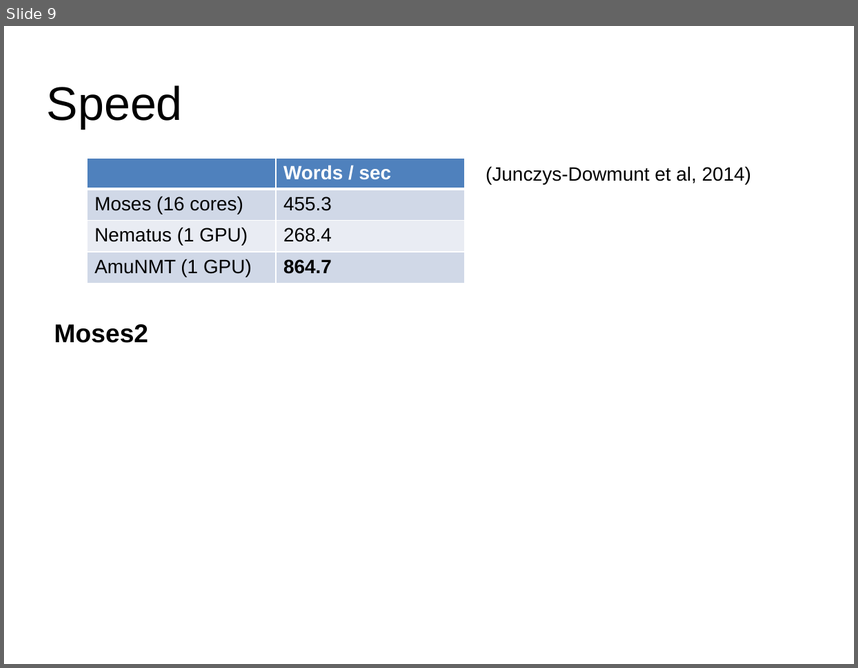
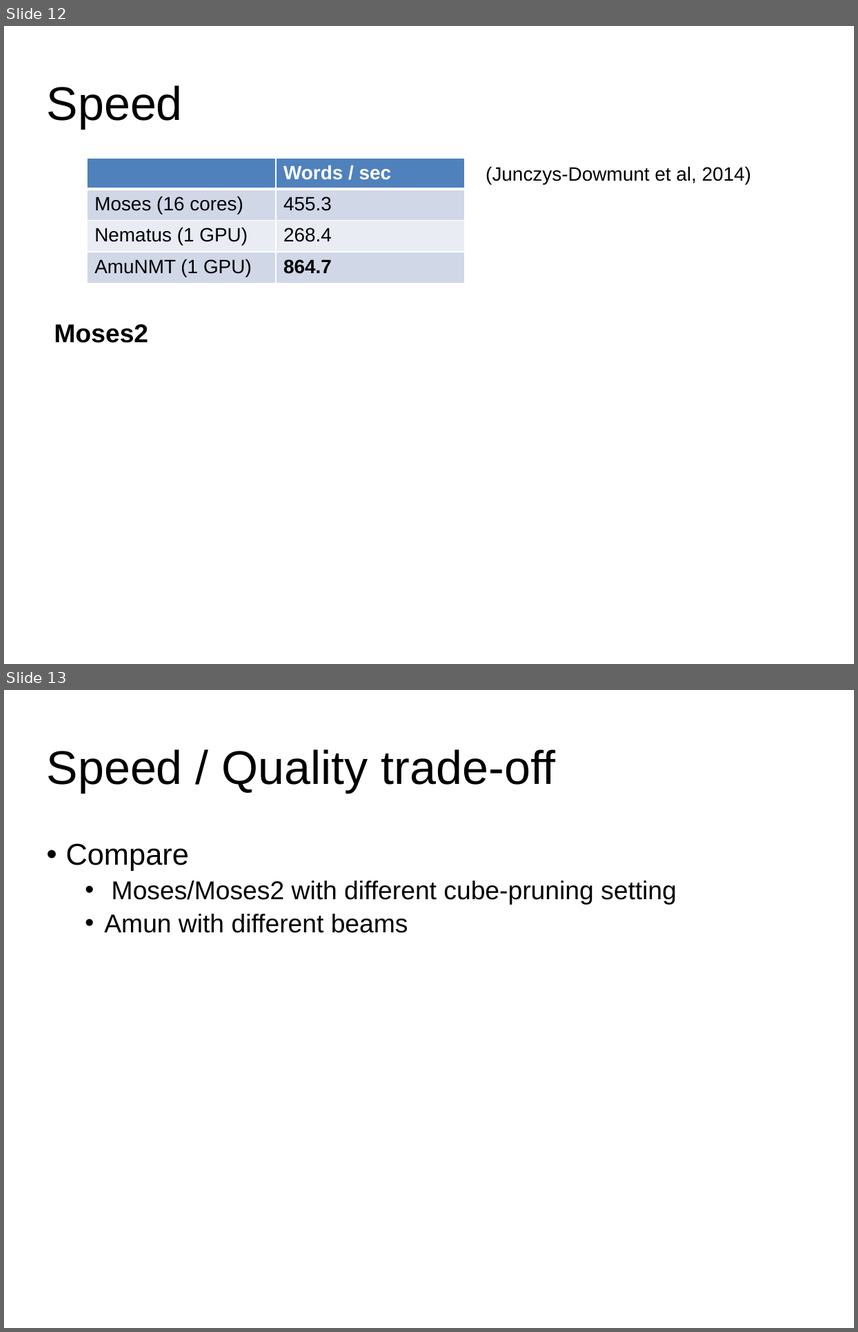
Before and after one commit to hieuhoang/papers, a slide deck: mtma17/slides.pptx. Shown one above the other, each under a label of ours: slide 9 before the commit, slides 12 and 13 after it. The pictures are 858x668 and 858x1332 pixels, drawn with LibreOffice and Linux fonts; fonts in the diff are those of the drawing. Boxes give left, top, right and bottom in pixels: in the first picture for what was removed or moved away, otherwise in the second. Text is boxed around its words. In the diff, an @@ line names an element or a change of style, - is before the commit and + after.

```diff
--- a/mtma17/slides.pptx
+++ b/mtma17/slides.pptx
@@ slide 13 added at <box>4,690,854,1328</box>, background #FFFFFF @@
@@ title added at <box>47,749,556,792</box>, 44 pt, text #000000 @@
+Speed / Quality trade-off
@@ text added at <box>66,843,677,933</box>, 24 pt, text #000000 @@
+• Compare
+  • Moses/Moses2 with different cube-pruning setting
+  • Amun with different beams
@@ what was slide 9 is now slide 12 @@
```
Also in this commit, not shown: 1 slide changed, 4 other slides added, 1 slide removed.
